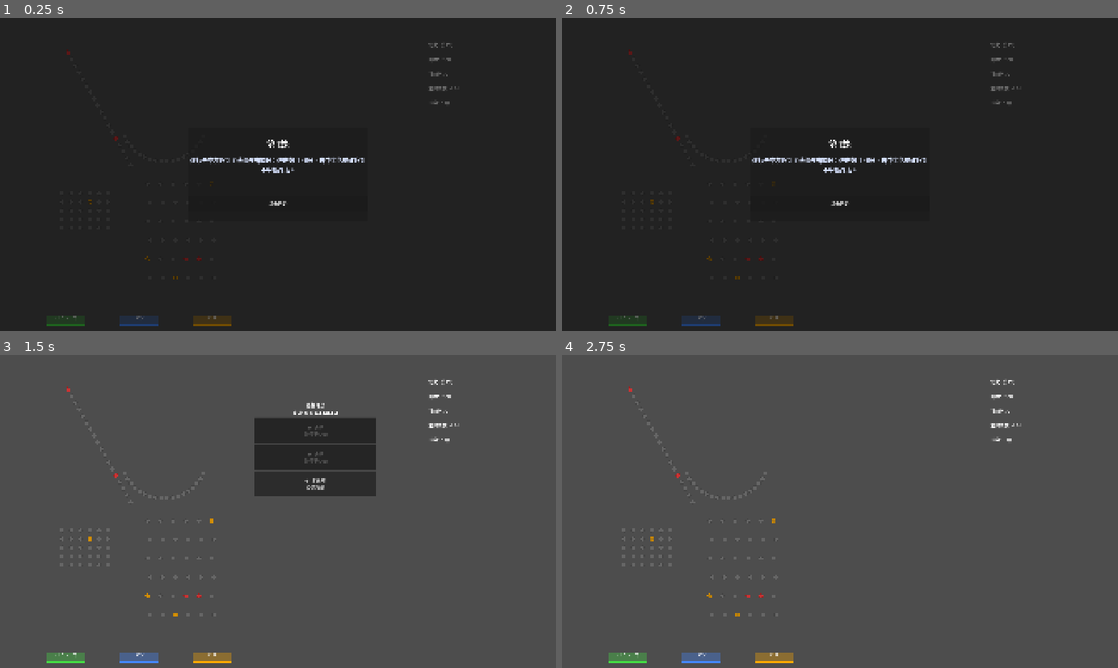
Above: before the commit, frames 1-4 (two rows, left to right).
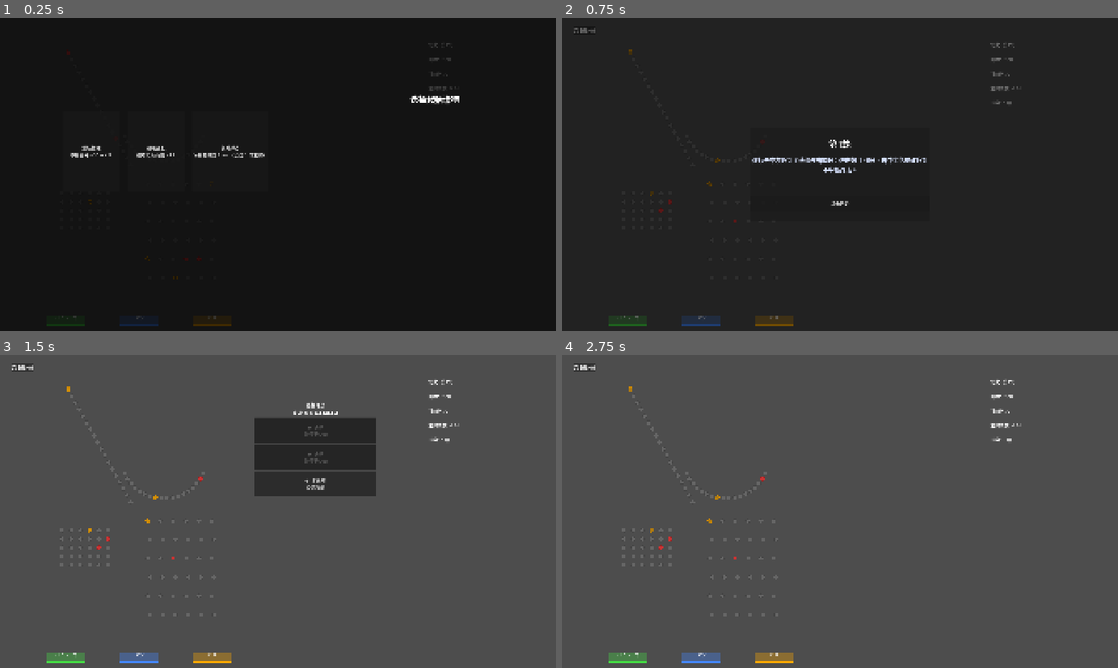
Above: after the commit, the same moments.

Repository: ever4Kenny/orb-foundry
Game: Godot game, scene res://scenes/main.tscn
Two runs of this game, one before a commit and one after it. Both use one fixed random seed, a clock stepped at 60 frames per second and the inputs below.
Inputs (mouse positions are in pixels of both pictures, inside the frame that each line leads up to):
- Up to frame 1 (0.25 s): no input
- Up to frame 2 (0.75 s): click (650, 152) at 0.5 s, where only the run after the commit has a clickable "重锤校准 中槽得分 +10 → +25"
- Up to frame 3 (1.5 s): click "点击开始" at 1.25 s
- Up to frame 4 (2.75 s): click "● 铁球 重·穿透peg" at 2 s

The runs differ from the first frame. In frame 1, 2.0% of the frame differs, in the area x 8-83%, y 8-99%; in frame 2, 0.2%; in frame 3, 0.2%; in frame 4, 0.2%.

Commit message:
feat: T2+T4 relic select UI + R1 timing fix
- board.gd: add pegs_ready signal, emit after generate_pegs()
- main.gd: flush R1 pending ops on pegs_ready (not round_started)
- relic_manager.gd: pending op stores round_index for idempotent flush
- relic_config.json: fix R4/R6 trigger onBallLaunch→onBallLaunched
- main.gd: dispatch onBallLaunched after ball add_child
- round_manager.gd: add RELIC_SELECT state, reset() no longer auto-starts round
- start_relic_select.gd+tscn: opening 3-choice relic selection UI

Diff:
--- a/resources/relic_config.json
+++ b/resources/relic_config.json
@@ -26,7 +26,7 @@
       "id": "R4",
       "name": "裂纹累积",
       "desc": "玻璃球分裂阈值 6 → 4 次碰撞",
-      "trigger": "onBallLaunch",
+      "trigger": "onBallLaunched",
       "effect": {"type": "glass_split_threshold", "value": 4}
     },
     {
@@ -41,7 +41,7 @@
       "id": "R6",
       "name": "磁极强化",
       "desc": "磁球吸附范围 ×1.5",
-      "trigger": "onBallLaunch",
+      "trigger": "onBallLaunched",
       "effect": {"type": "magnet_range_mul", "value": 1.5}
     }
   ]
--- /dev/null
+++ b/scenes/ui/start_relic_select.tscn
@@ -0,0 +1,6 @@
+[gd_scene load_steps=2 format=3 uid="uid://start_relic_select"]
+
+[ext_resource type="Script" path="res://scripts/ui/start_relic_select.gd" id="1"]
+
+[node name="StartRelicSelect" type="CanvasLayer"]
+script = ExtResource("1")
--- a/scripts/board.gd
+++ b/scripts/board.gd
@@ -1,4 +1,6 @@
 extends Node2D
+
+signal pegs_ready
 
 const LAYOUT_PATH := "res://resources/board_layouts/default.json"
 const PEG_SCRIPT := preload("res://scripts/peg.gd")
@@ -69,6 +71,7 @@
 		add_child(peg)
 		peg_nodes.append(peg)
 		peg_index += 1
+	pegs_ready.emit()
 
 func _get_peg_positions() -> Array[Vector2]:
 	var patterns: Array = layout.get("patterns", [])
--- a/scripts/main.gd
+++ b/scripts/main.gd
@@ -1,5 +1,6 @@
 extends Node2D
 
+const START_RELIC_SELECT_SCENE := preload("res://scenes/ui/start_relic_select.tscn")
 const BOARD_SCENE := preload("res://scenes/board.tscn")
 const HUD_SCENE := preload("res://scenes/ui/hud.tscn")
 const BALL_SELECT_SCENE := preload("res://scenes/ui/ball_select.tscn")
@@ -41,6 +42,7 @@
 	board = BOARD_SCENE.instantiate()
 	board.position = Vector2(120, 0)
 	add_child(board)
+	board.pegs_ready.connect(_on_pegs_ready)
 
 	var hud := HUD_SCENE.instantiate()
 	add_child(hud)
@@ -52,6 +54,9 @@
 	var round_entry := ROUND_ENTRY_SCENE.instantiate()
 	round_entry.start_requested.connect(_on_round_entry_start_requested)
 	add_child(round_entry)
+
+	var start_relic_select := START_RELIC_SELECT_SCENE.instantiate()
+	add_child(start_relic_select)
 
 	var ball_select := BALL_SELECT_SCENE.instantiate()
 	ball_select.ball_selected.connect(_on_ball_selected)
@@ -127,6 +132,8 @@
 
 func _on_round_started(_round_index: int, _round_data: Dictionary) -> void:
 	_reset_round_tracking()
+
+func _on_pegs_ready() -> void:
 	RelicManager.apply_pending_round_start_effects(board)
 
 func _reset_round_tracking() -> void:
@@ -171,6 +178,8 @@
 	_shot_balls.append(ball)
 
 	board.add_child(ball)
+
+	RelicManager._dispatch("onBallLaunched", {"ball_node": ball})
 
 	var direction := release_position - drag_start
 	if direction.length() < 20.0:
--- a/scripts/relic_manager.gd
+++ b/scripts/relic_manager.gd
@@ -77,7 +77,11 @@
 		match effect_type:
 			"remove_pegs":
 				# Defer to apply_pending_round_start_effects — store for later
-				_pending_round_start_effects.append({"relic": relic, "payload": payload})
+				_pending_round_start_effects.append({
+					"relic": relic,
+					"payload": payload,
+					"round_index": payload.get("round_index", -1)
+				})
 			"score_bonus":
 				ScoreManager.add(int(effect.get("value", 0)))
 			"glass_split_threshold":
@@ -93,12 +97,18 @@
 				pass
 
 func apply_pending_round_start_effects(board: Node) -> void:
+	var current_round := RoundManager.current_round
+	var remaining: Array[Dictionary] = []
 	for entry in _pending_round_start_effects:
+		var entry_round: int = entry.get("round_index", -1)
+		if entry_round != current_round:
+			remaining.append(entry)
+			continue
 		var relic: Dictionary = entry.get("relic", {})
 		var effect: Dictionary = relic.get("effect", {})
 		if str(effect.get("type", "")) == "remove_pegs":
 			_apply_remove_pegs(relic, board)
-	_pending_round_start_effects.clear()
+	_pending_round_start_effects = remaining
 
 func _apply_remove_pegs(relic: Dictionary, board: Node) -> void:
 	var effect: Dictionary = relic.get("effect", {})
--- a/scripts/round_manager.gd
+++ b/scripts/round_manager.gd
@@ -8,7 +8,7 @@
 signal upgrade_applied(upgrade: Dictionary)
 signal game_over(won: bool, final_score: int)
 
-enum GameState { IDLE, ROUND_ENTRY, PLAYING, BALL_SELECT, REWARD_SELECT, UPGRADE_SELECT, GAME_OVER }
+enum GameState { IDLE, RELIC_SELECT, ROUND_ENTRY, PLAYING, BALL_SELECT, REWARD_SELECT, UPGRADE_SELECT, GAME_OVER }
 
 var current_round: int = 0
 var shots_left: int = 0
@@ -38,6 +38,9 @@
 	ScoreManager.reset()
 	BallBag.reset()
 	_load_config()
+	state = GameState.RELIC_SELECT
+
+func start_after_relic_select() -> void:
 	start_round(0)
 
 func start_round(ri: int) -> void:
--- /dev/null
+++ b/scripts/ui/start_relic_select.gd
@@ -0,0 +1,64 @@
+extends CanvasLayer
+
+signal relic_chosen(relic_id: String)
+
+var _options: Array = []
+var _buttons: Array[Button] = []
+
+func _ready() -> void:
+	_build_panel()
+	visible = false
+
+func _process(_delta: float) -> void:
+	visible = RoundManager.state == RoundManager.GameState.RELIC_SELECT
+
+func _build_panel() -> void:
+	_options = _pick_random_3()
+
+	var bg := ColorRect.new()
+	bg.color = Color(0, 0, 0, 0.75)
+	bg.set_anchors_and_offsets_preset(Control.PRESET_FULL_RECT)
+	add_child(bg)
+
+	var title := Label.new()
+	title.text = "选择起始遗物"
+	title.horizontal_alignment = HORIZONTAL_ALIGNMENT_CENTER
+	title.add_theme_font_size_override("font_size", 28)
+	title.set_anchors_and_offsets_preset(Control.PRESET_CENTER_TOP)
+	title.position = Vector2(540 - 150, 260)
+	title.custom_minimum_size = Vector2(300, 40)
+	add_child(title)
+
+	var container := HBoxContainer.new()
+	container.name = "CardContainer"
+	container.add_theme_constant_override("separation", 24)
+	# 3 cards × 200 + 2 gaps × 24 = 648; center at x=540 → left edge = 540 - 324 = 216
+	container.position = Vector2(216, 320)
+	add_child(container)
+
+	for i in range(_options.size()):
+		var relic: Dictionary = _options[i]
+		var btn := Button.new()
+		btn.custom_minimum_size = Vector2(200, 280)
+		btn.text = "%s\n\n%s" % [
+			str(relic.get("name", relic.get("id", "?"))),
+			str(relic.get("desc", ""))
+		]
+		btn.pressed.connect(_on_card_pressed.bind(i))
+		container.add_child(btn)
+		_buttons.append(btn)
+
+func _pick_random_3() -> Array:
+	var pool: Array = RelicManager._pool.duplicate()
+	pool.shuffle()
+	return pool.slice(0, min(3, pool.size()))
+
+func _on_card_pressed(index: int) -> void:
+	if index >= _options.size():
+		return
+	var relic: Dictionary = _options[index]
+	var relic_id := str(relic.get("id", ""))
+	RelicManager.activate(relic_id)
+	relic_chosen.emit(relic_id)
+	RoundManager.start_after_relic_select()
+	visible = false
